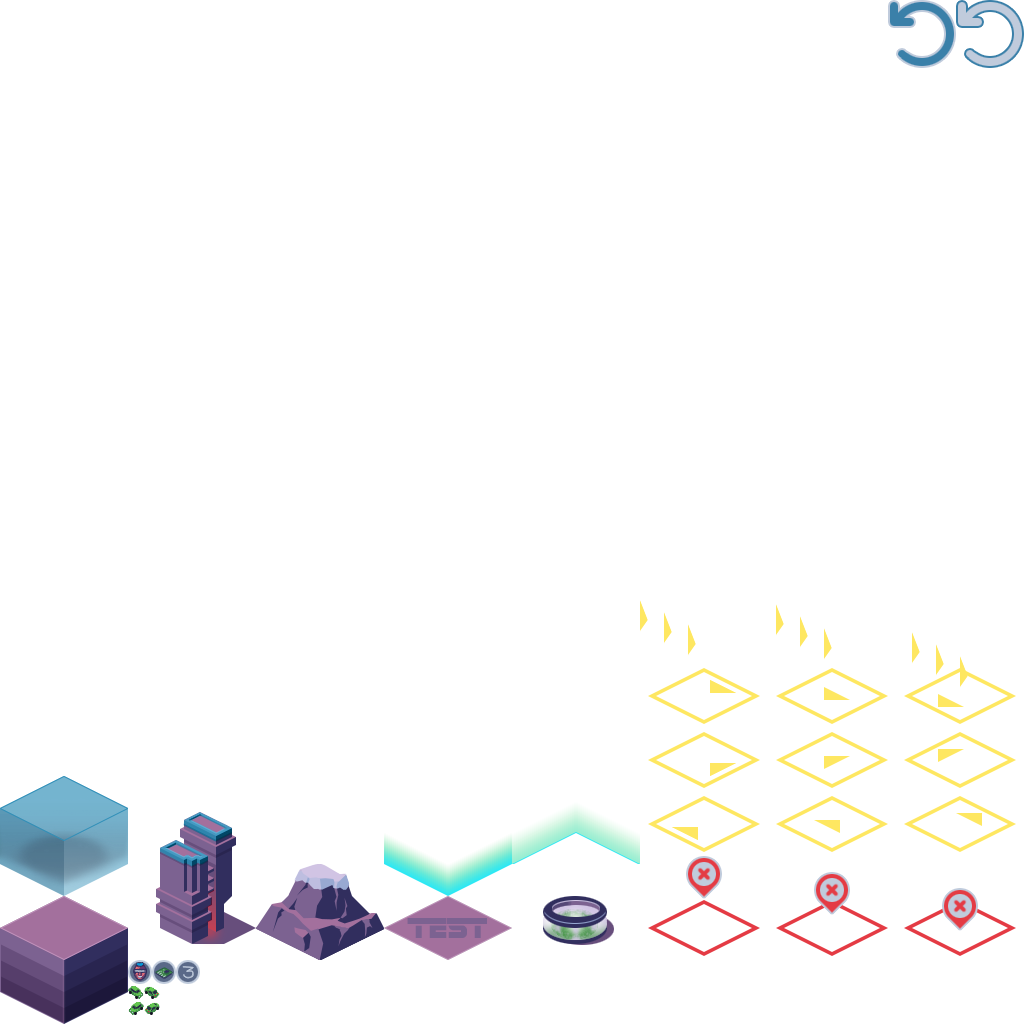
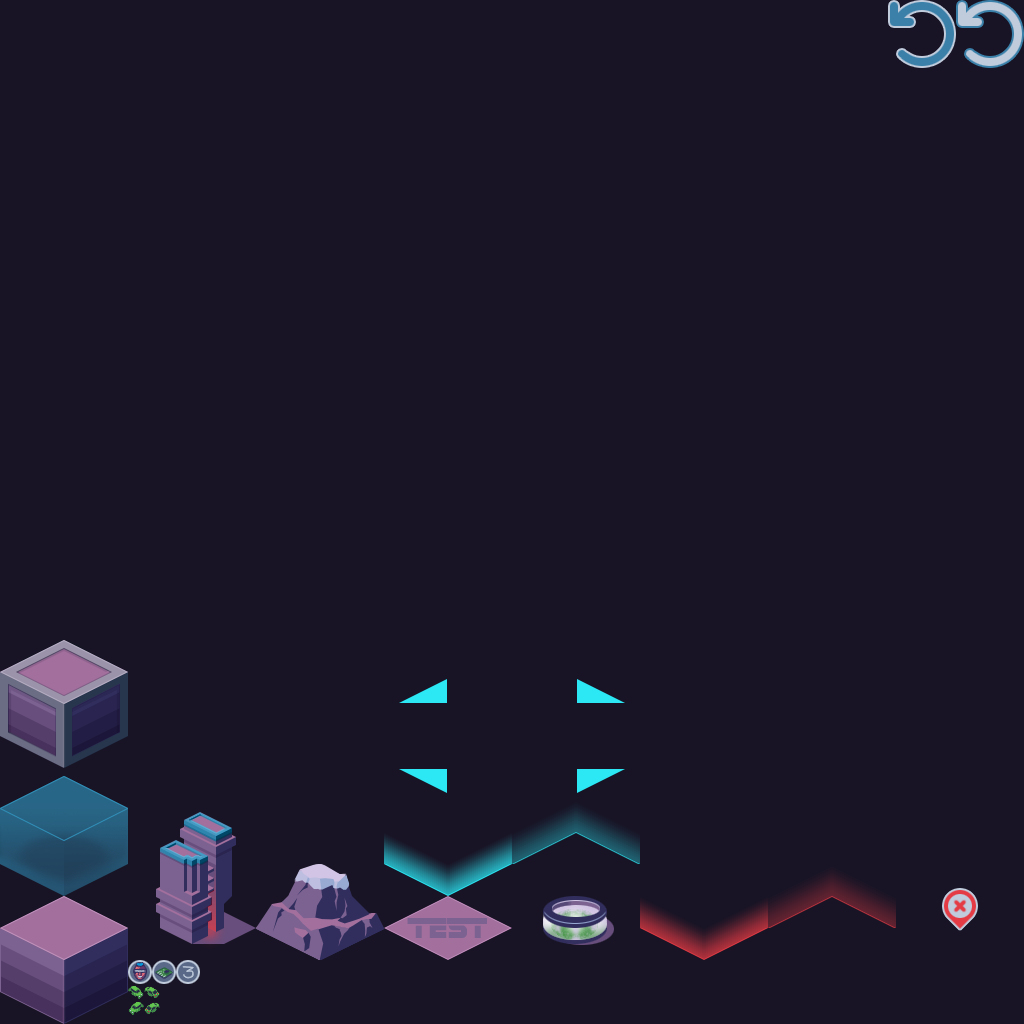
Before/after of a (1024, 1024) layered artwork. What changed in the layer stack:
hid "Layer 56" over [384, 833, 512, 895]
hid "Layer 56 copy 2" over [512, 802, 640, 864]
hid "Layer 17 copy 2" over [904, 900, 1016, 956]
hid "Layer 17 copy" over [776, 900, 888, 956]
hid "Layer 17 copy 3" over [648, 900, 760, 956]
added layer "Layer 62" in group "Demolish" over [640, 928, 768, 960]
added layer "Layer 61" in group "Demolish" over [640, 897, 768, 959]
added layer "Layer 59" in group "Demolish" over [768, 866, 896, 928]
hid group "Arrows SW" (5 layers) over [648, 668, 1016, 724]
hid group "Arrows NW" (5 layers) over [648, 732, 1016, 788]
hid group "Arrows NE" (5 layers) over [648, 796, 1016, 852]
added group "Soil block indestructible" with 18 layers above "Soil block" over [0, 639, 129, 768]
added layer "Layer 68" (color) in group "Soil block indestructible" over [0, 639, 128, 768]
added layer "Layer 66" in group "Soil block indestructible" over [8, 648, 120, 757]
added layer "Layer 67" (multiply) in group "Soil block indestructible" over [8, 648, 120, 734]
added layer "Layer 65 copy 4" (soft light) in group "Soil block indestructible" over [0, 640, 128, 704]
added layer "Surface highlight copy 3" (1st of 2, in "Soil block indestructible") (overlay) in group "Soil block indestructible" over [0, 640, 128, 704]
added layer "Soil copy 3" (1st of 2, in "Soil block indestructible") in group "Soil block indestructible" over [0, 640, 128, 704]
added layer "Soil layer 2" (1st of 2, in "Soil block indestructible") (multiply) in group "Soil block indestructible" over [8, 708, 120, 756]
added layer "Soil layer 1" (1st of 2, in "Soil block indestructible") (multiply) in group "Soil block indestructible" over [8, 692, 120, 756]
added layer "Base Tile" (1st of 3, in "Soil block indestructible") in group "Soil block indestructible" over [0, 672, 128, 768]
showed "Background" over [0, 0, 1024, 1024]
…and 14 more changes (7 added, 3 removed, 4 visibility)
